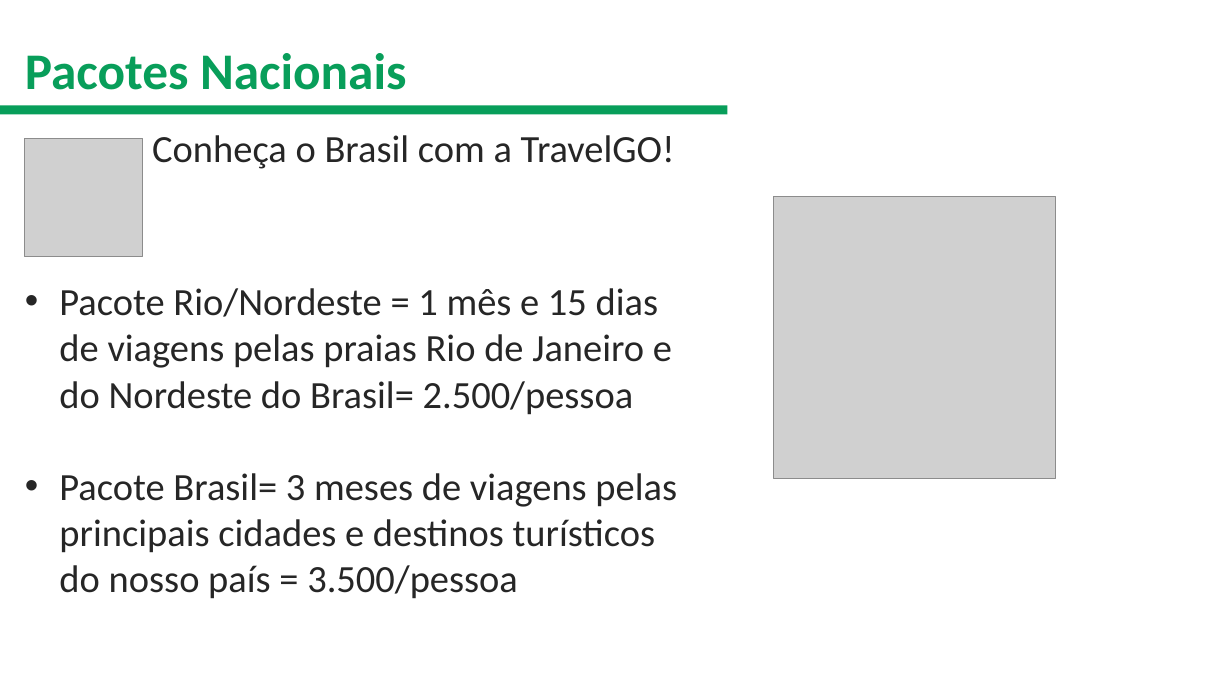
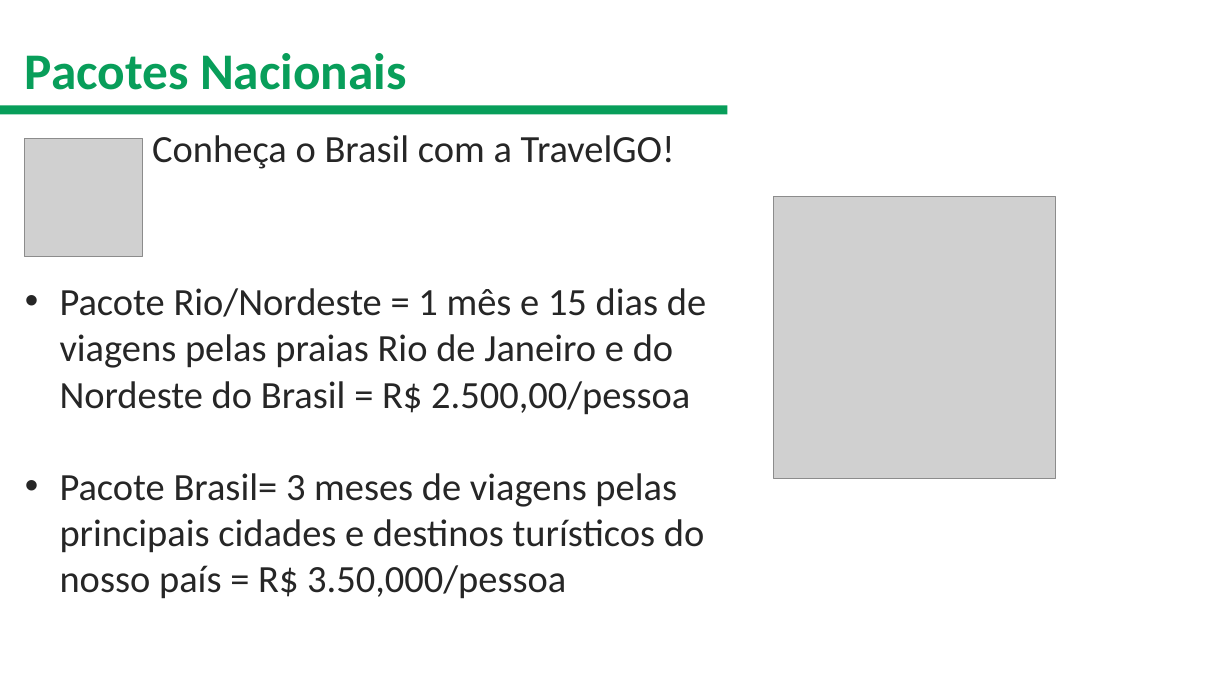
Before and after one commit to zmdy/aulas, a slide deck: slide 17 of source/assets/content/administracao/modulo-02/modelo-slide-tcm.pptx (slide 14 before the commit). Drawn at 1232x693 pixels with LibreOffice and Linux fonts; fonts in the diff are those of the drawing; grey boxes stand for pictures; background and template pictures are left out. Boxes give left, top, right and bottom in pixels: in the first picture for what was removed or moved away, otherwise in the second. Text is boxed around its words. In the diff, an @@ line names an element or a change of style, - is before the commit and + after.

```diff
--- a/source/assets/content/administracao/modulo-02/modelo-slide-tcm.pptx
+++ b/source/assets/content/administracao/modulo-02/modelo-slide-tcm.pptx
@@ text at (60,288,706,599): text changed @@
-• Pacote Rio/Nordeste = 1 mês e 15 dias de viagens pelas praias Rio de Janeiro e do Nordeste do Brasil= 2.500/pessoa
-• Pacote Brasil= 3 meses de viagens pelas principais cidades e destinos turísticos do nosso país = 3.500/pessoa
+• Pacote Rio/Nordeste = 1 mês e 15 dias de viagens pelas praias Rio de Janeiro e do Nordeste do Brasil = R$ 2.500,00/pessoa
+• Pacote Brasil= 3 meses de viagens pelas principais cidades e destinos turísticos do nosso país = R$ 3.50,000/pessoa
```
Also in this commit, not shown: 3 other slides changed, 7 slides added, 50 other files.
